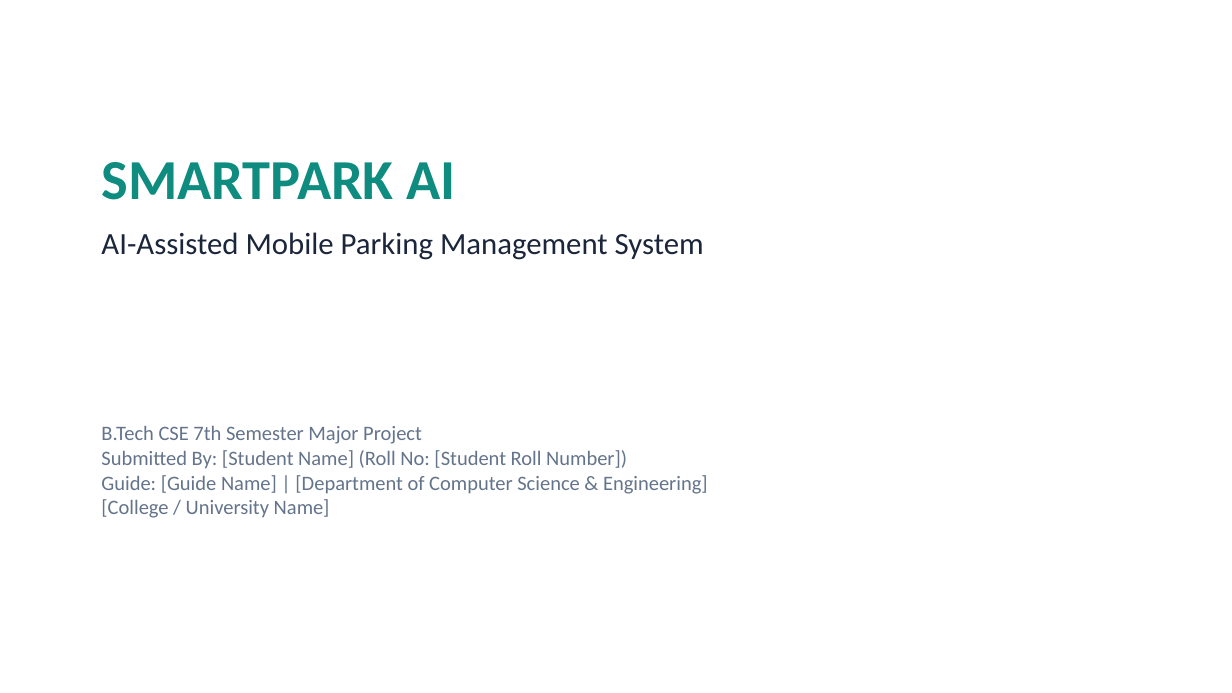
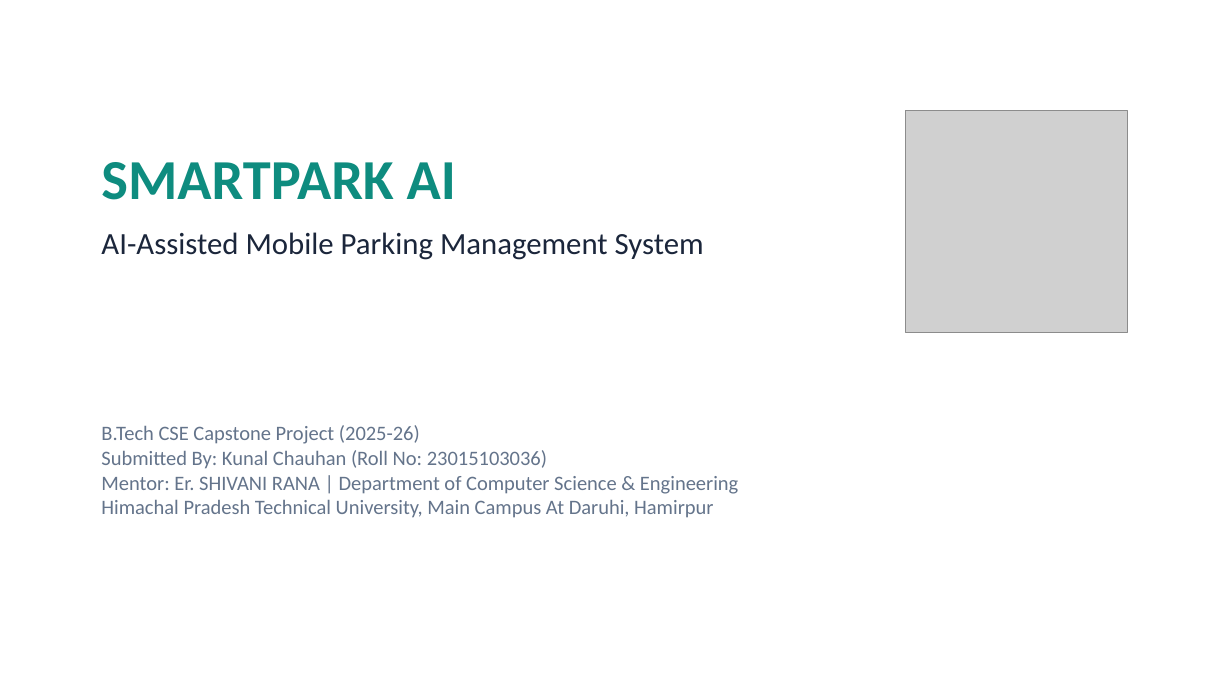
Before and after one commit to burgerbeast7/SmartPark-AI, a slide deck: slide 1 of docs/SmartPark_AI_Presentation.pptx. Drawn at 1232x693 pixels with LibreOffice and Linux fonts; fonts in the diff are those of the drawing; grey boxes stand for pictures. Boxes give left, top, right and bottom in pixels: in the first picture for what was removed or moved away, otherwise in the second. Text is boxed around its words. In the diff, an @@ line names an element or a change of style, - is before the commit and + after.

Commit message:
feat: add comprehensive documentation, diagrams, reports, presentations, and generator scripts

```diff
--- a/docs/SmartPark_AI_Presentation.pptx
+++ b/docs/SmartPark_AI_Presentation.pptx
@@ picture added at (x1=906, y1=111, x2=1128, y2=333) @@
@@ text at (x1=101, y1=425, x2=738, y2=518): text changed @@
-B.Tech CSE 7th Semester Major Project
-Submitted By: [Student Name] (Roll No: [Student Roll Number])
-Guide: [Guide Name] | [Department of Computer Science & Engineering]
-[College / University Name]
+B.Tech CSE Capstone Project (2025-26)
+Submitted By: Kunal Chauhan (Roll No: 23015103036)
+Mentor: Er. SHIVANI RANA | Department of Computer Science & Engineering
+Himachal Pradesh Technical University, Main Campus At Daruhi, Hamirpur
```
Also in this commit, not shown: 11 other files.
